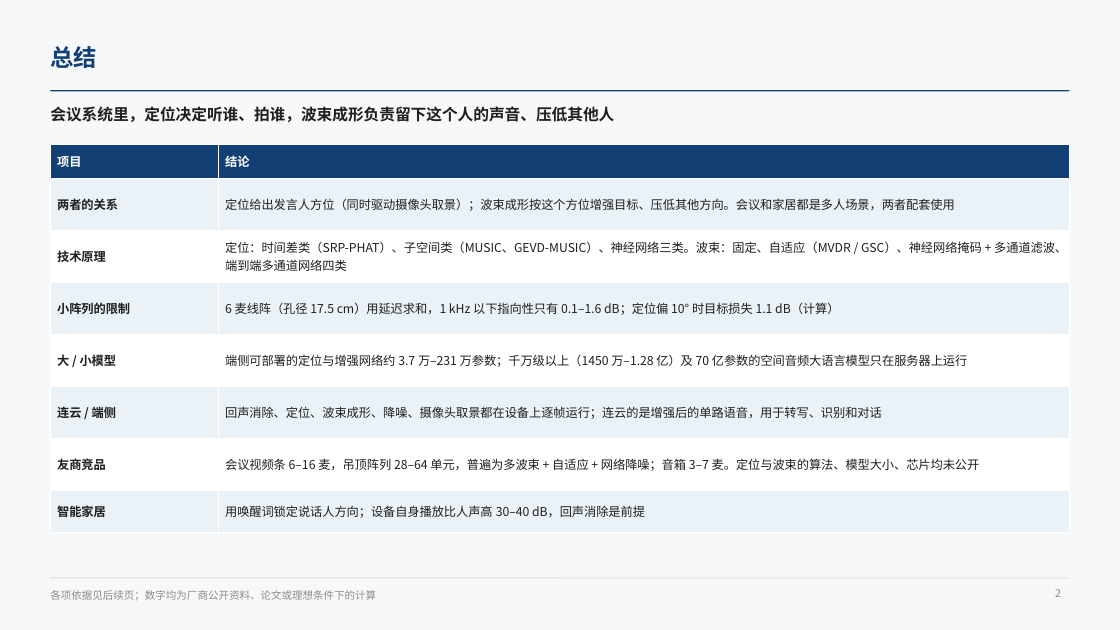
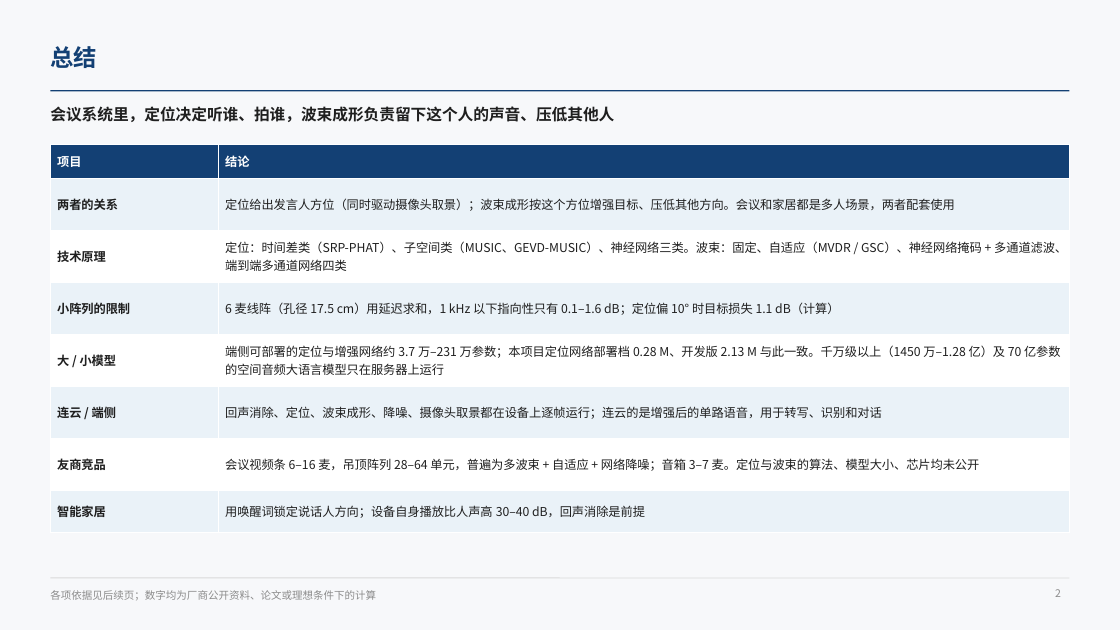
Before and after one commit to ZeroFoxxi/ssl-scene1, a slide deck: slide 2 of 01_场景一_摄像头声源定位/技术总结/声源定位与波束成形技术总结.pptx. Drawn at 1120x630 pixels with LibreOffice and Linux fonts; fonts in the diff are those of the drawing. Boxes give left, top, right and bottom in pixels: in the first picture for what was removed or moved away, otherwise in the second. Text is boxed around its words. In the diff, an @@ line names an element or a change of style, - is before the commit and + after.

```diff
--- a/01_场景一_摄像头声源定位/技术总结/声源定位与波束成形技术总结.pptx
+++ b/01_场景一_摄像头声源定位/技术总结/声源定位与波束成形技术总结.pptx
@@ table at (50,145,1070,522) @@
-row 5, column 2: 端侧可部署的定位与增强网络约 3.7 万–231 万参数；千万级以上（1450 万–1.28 亿）及 70 亿参数的空间音频大语言模型只在服务器上运行
+row 5, column 2: 端侧可部署的定位与增强网络约 3.7 万–231 万参数；本项目定位网络部署档 0.28 M、开发版 2.13 M 与此一致。千万级以上（1450 万–1.28 亿）及 70 亿参数的空间音频大语言模型只在服务器上运行
```
Also in this commit, not shown: 5 other slides changed, 3 slides removed, 3 other files.
